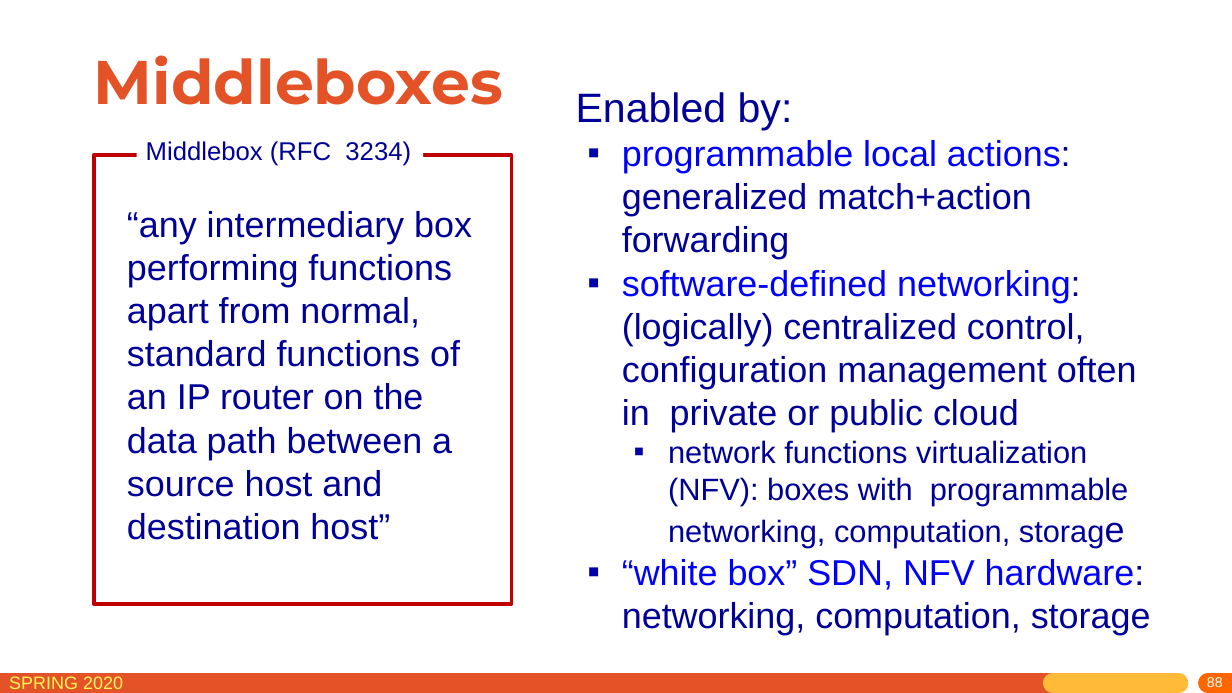
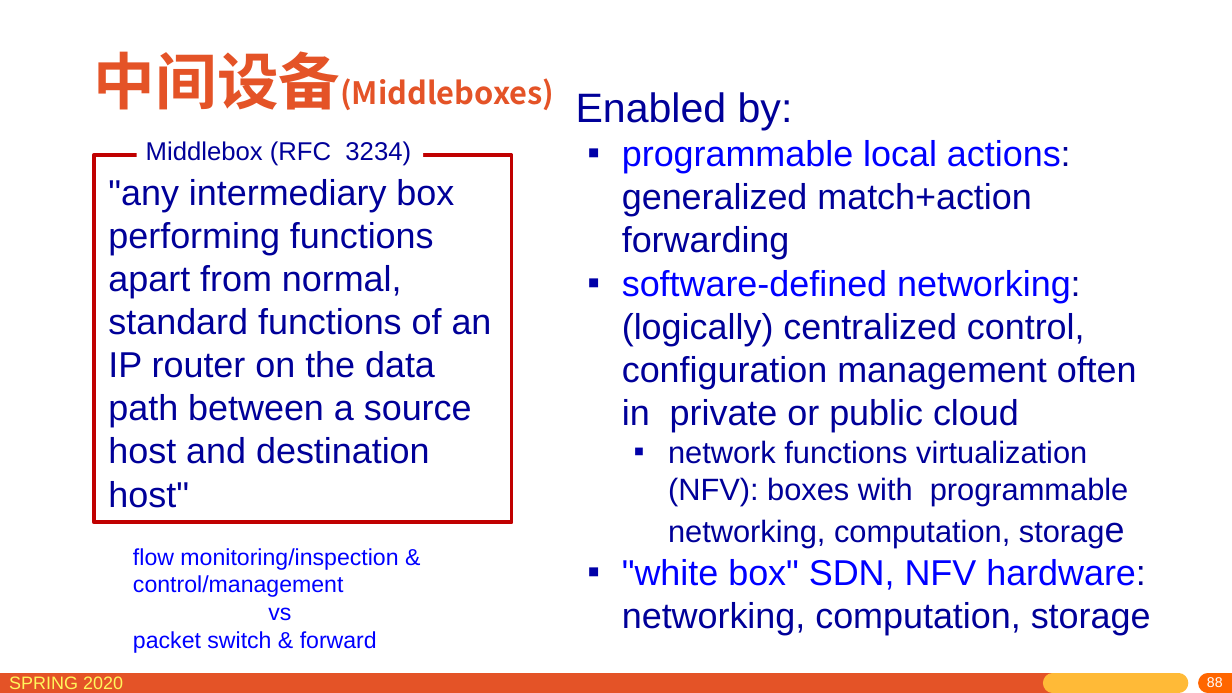
Before and after one commit to network-distributed/presentations, a slide deck: slide 88 of chapter4_cn.pptx. Drawn at 1232x693 pixels with LibreOffice and Linux fonts; fonts in the diff are those of the drawing. Boxes give left, top, right and bottom in pixels: in the first picture for what was removed or moved away, otherwise in the second. Text is boxed around its words. In the diff, an @@ line names an element or a change of style, - is before the commit and + after.

```diff
--- a/chapter4_cn.pptx
+++ b/chapter4_cn.pptx
@@ title at (94,51,554,110): text changed; size 48 to 24 pt; font Montserrat to Noto Sans CJK SC @@
-Middleboxes
+中间设备(Middleboxes)
@@ rectangle: place and size @@
-rectangle at (93,155,511,604)
+rectangle at (93,155,511,522)
@@ text at (108,179,492,508): text changed @@
-“any intermediary box performing functions apart from normal, standard functions of an IP router on the data path between a source host and destination host”
+"any intermediary box performing functions apart from normal, standard functions of an IP router on the data path between a source host and destination host"
@@ text added at (133,548,398,653), 18 pt, text #0000FF @@
+flow monitoring/inspection & control/management
+vs
+packet switch & forward
@@ text at (622,559,1151,635): text changed @@
-▪ “white box” SDN, NFV hardware: networking, computation, storage
+▪ "white box" SDN, NFV hardware: networking, computation, storage
```
Also in this commit, not shown: 15 other slides changed, 1 other file.
